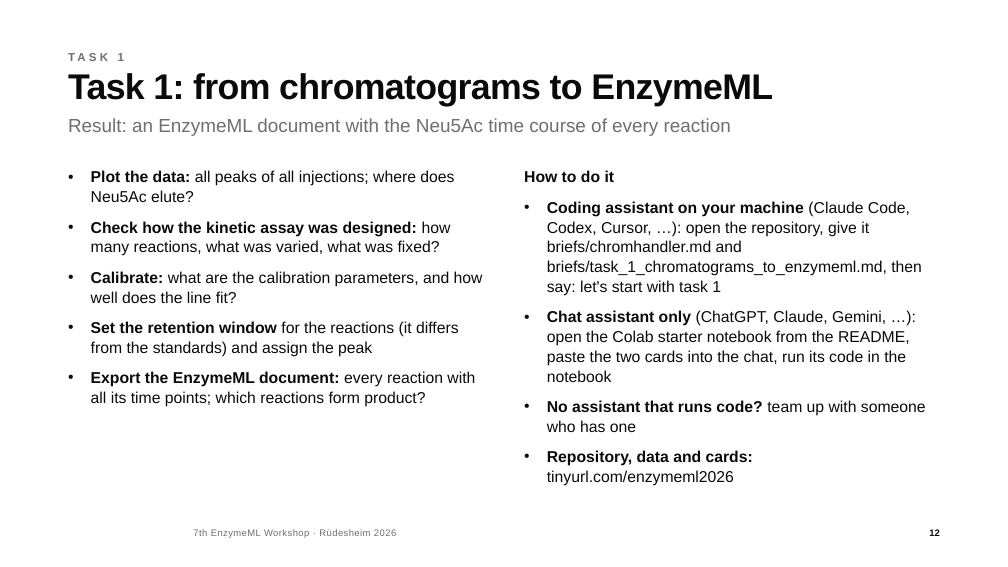
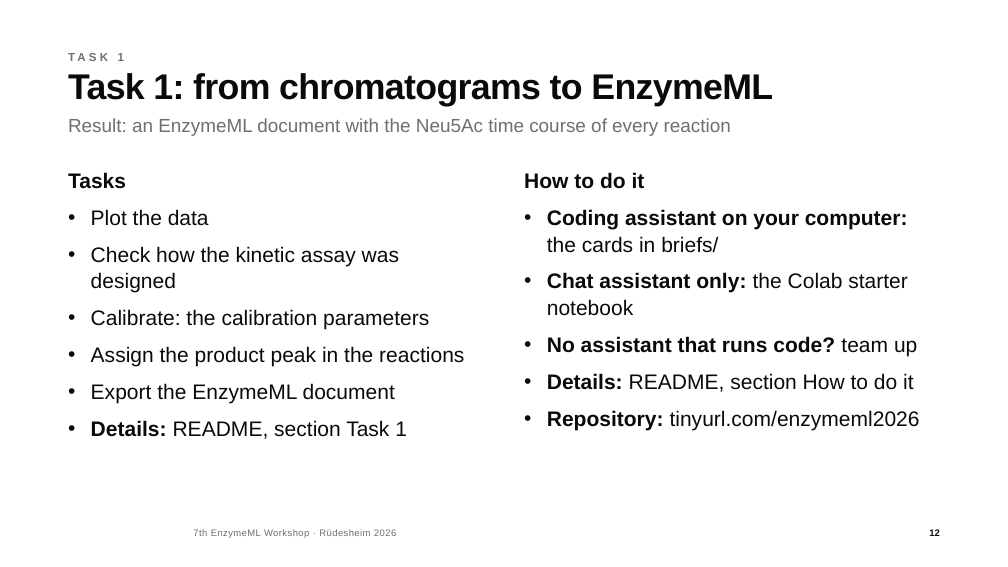
Before and after one commit to haeussma/enzymeml-workshop-modelling-2026, a slide deck: slide 12 of slides/workshop.pptx. Drawn at 1008x567 pixels with LibreOffice and Linux fonts; fonts in the diff are those of the drawing; background and template pictures are left out. Boxes give left, top, right and bottom in pixels: in the first picture for what was removed or moved away, otherwise in the second. Text is boxed around its words. In the diff, an @@ line names an element or a change of style, - is before the commit and + after.

```diff
--- a/slides/workshop.pptx
+++ b/slides/workshop.pptx
@@ text at bbox=[68, 172, 464, 439]: text changed; size 15 to 20 pt @@
-• Plot the data: all peaks of all injections; where does Neu5Ac elute?
-• Check how the kinetic assay was designed: how many reactions, what was varied, what was fixed?
-• Calibrate: what are the calibration parameters, and how well does the line fit?
-• Set the retention window for the reactions (it differs from the standards) and assign the peak
-• Export the EnzymeML document: every reaction with all its time points; which reactions form product?
+Tasks
+• Plot the data
+• Check how the kinetic assay was designed
+• Calibrate: the calibration parameters
+• Assign the product peak in the reactions
+• Export the EnzymeML document
+• Details: README, section Task 1
@@ text at bbox=[524, 172, 645, 189]: size 15 to 20 pt in "How to do it" @@
@@ text at bbox=[547, 209, 920, 430]: text changed; size 15 to 20 pt @@
-• Coding assistant on your machine (Claude Code, Codex, Cursor, …): open the repository, give it briefs/chromhandler.md and briefs/task_1_chromatograms_to_enzymeml.md, then say: let's start with task 1
-• Chat assistant only (ChatGPT, Claude, Gemini, …): open the Colab starter notebook from the README, paste the two cards into the chat, run its code in the notebook
-• No assistant that runs code? team up with someone who has one
-• Repository, data and cards: tinyurl.com/enzymeml2026
+• Coding assistant on your computer: the cards in briefs/
+• Chat assistant only: the Colab starter notebook
+• No assistant that runs code? team up
+• Details: README, section How to do it
+• Repository: tinyurl.com/enzymeml2026
```
Also in this commit, not shown: 1 other slide changed, 3 other files.
